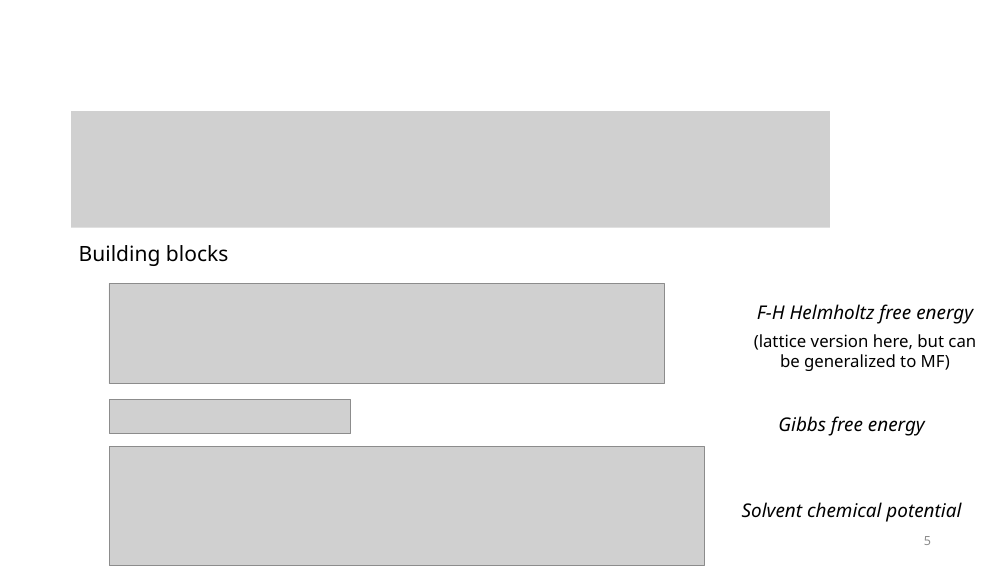
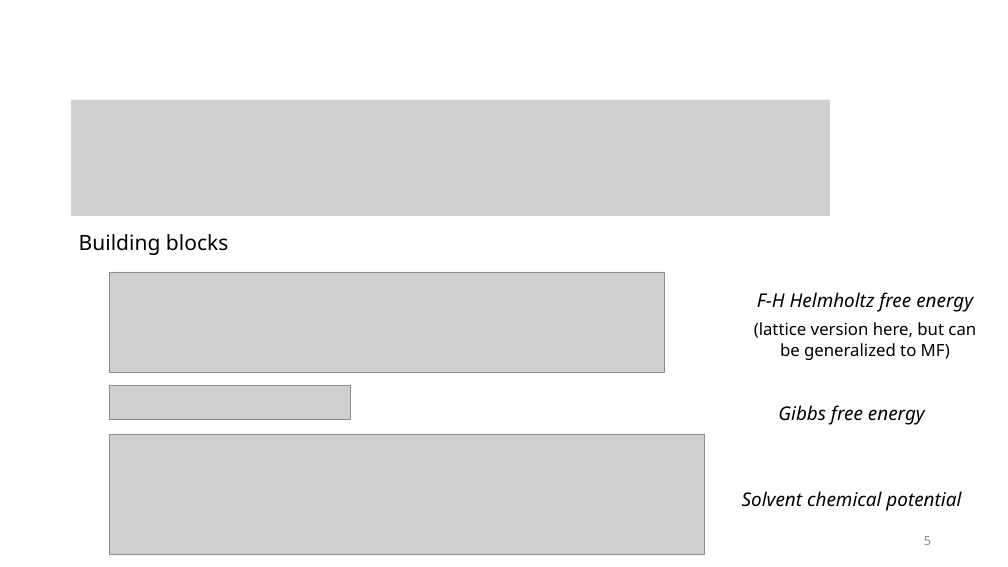
Before and after one commit to tyokokur/presentations, a slide deck: slide 5 of 20241001 NAF Update.pptx. Drawn at 1008x567 pixels with LibreOffice and Linux fonts; fonts in the diff are those of the drawing; grey boxes stand for pictures; background and template pictures are left out. Boxes give left, top, right and bottom in pixels: in the first picture for what was removed or moved away, otherwise in the second. Text is boxed around its words. In the diff, an @@ line names an element or a change of style, - is before the commit and + after.

```diff
--- a/20241001 NAF Update.pptx
+++ b/20241001 NAF Update.pptx
@@ 5 texts, 3 pictures moved together from (x1=71, y1=111, x2=976, y2=566) to (x1=71, y1=100, x2=976, y2=554) @@
@@ picture moved from (x1=109, y1=400, x2=351, y2=434) to (x1=109, y1=386, x2=351, y2=420) @@
```
Also in this commit, not shown: 3 slides added.
